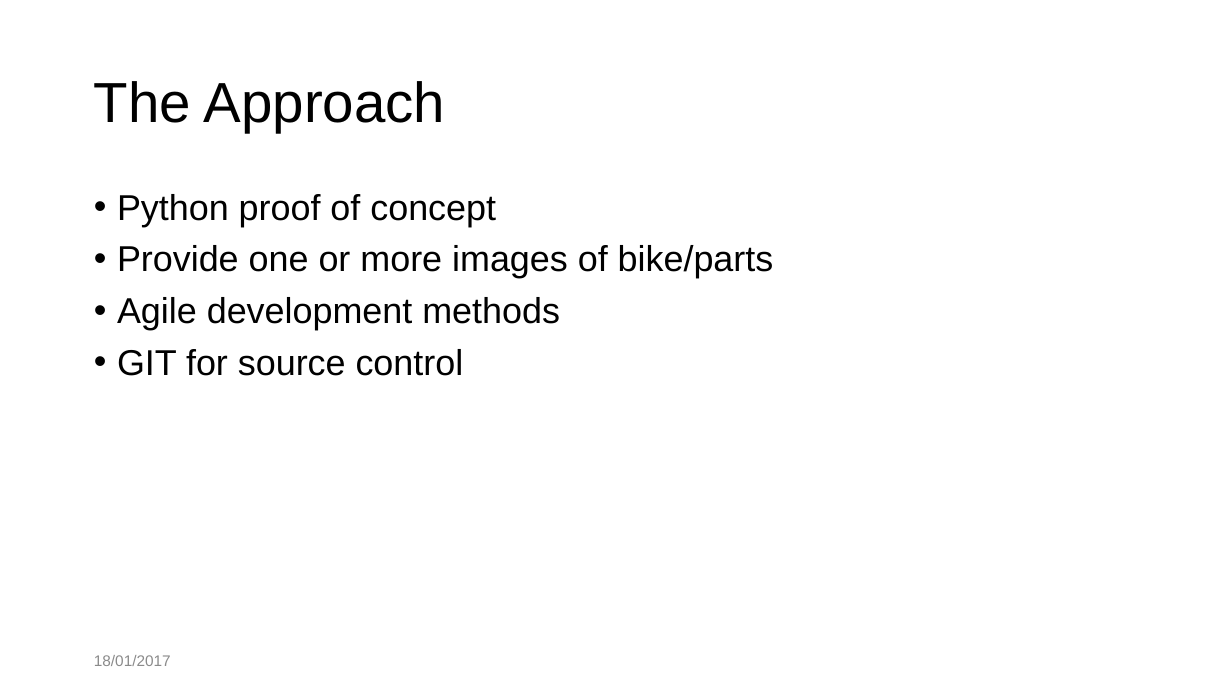
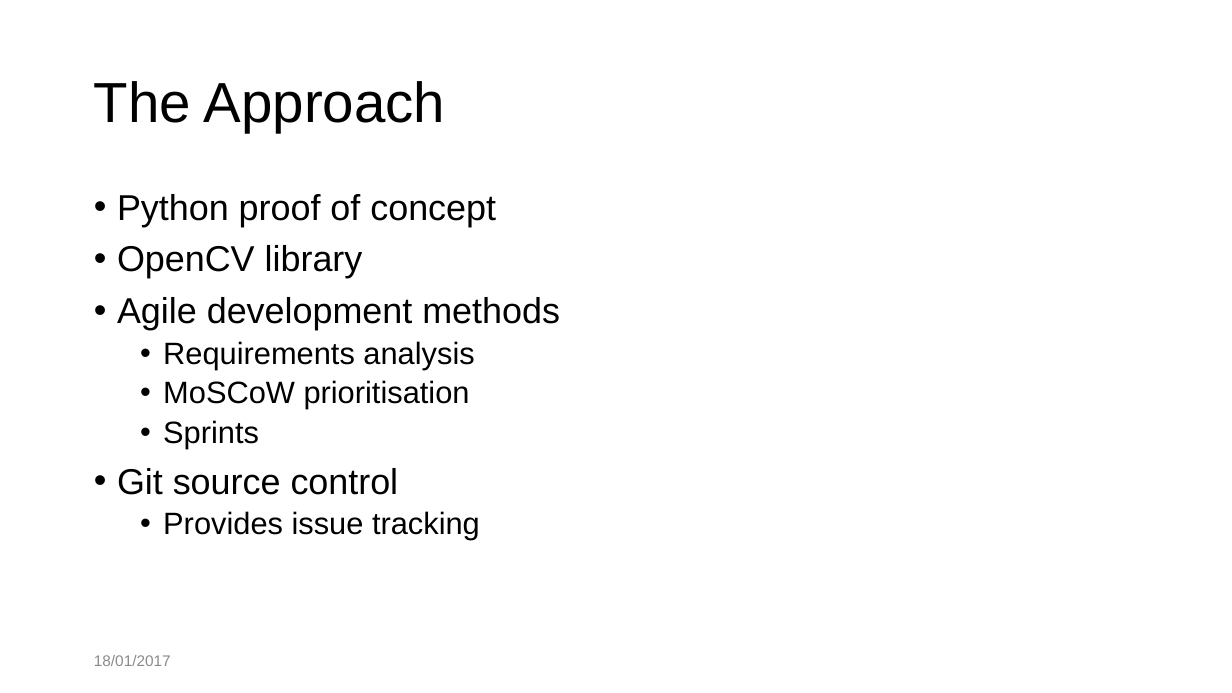
Before and after one commit to Reignable/Employment-Docs, a slide deck: slide 4 of companies/Bosch/honours_presentation/honours.pptx. Drawn at 1232x693 pixels with LibreOffice and Linux fonts; fonts in the diff are those of the drawing; background and template pictures are left out. Boxes give left, top, right and bottom in pixels: in the first picture for what was removed or moved away, otherwise in the second. Text is boxed around its words. In the diff, an @@ line names an element or a change of style, - is before the commit and + after.

```diff
--- a/companies/Bosch/honours_presentation/honours.pptx
+++ b/companies/Bosch/honours_presentation/honours.pptx
@@ text at (117,245,363,278): text changed @@
-• Provide one or more images of bike/parts
+• OpenCV library
@@ text at (117,341,480,540): text changed; size 28 to 24 pt @@
-• GIT for source control
+  • Requirements analysis
+  • MoSCoW prioritisation
+  • Sprints
+• Git source control
+  • Provides issue tracking
```
Also in this commit, not shown: 3 other slides changed, 2 other files.
